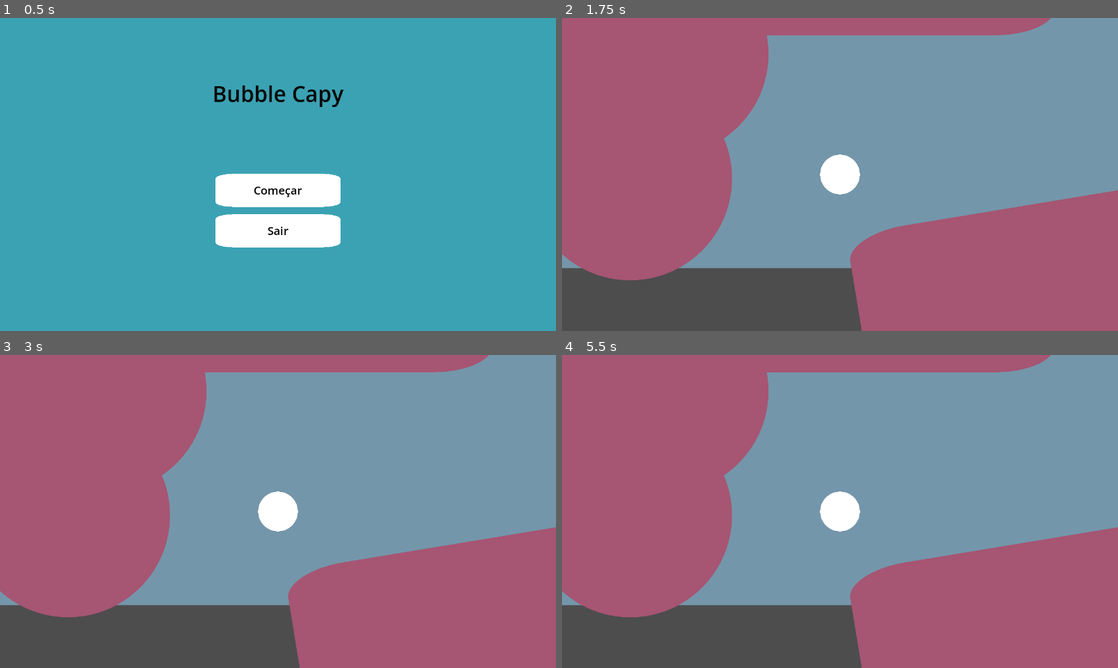
Above: before the commit, frames 1-4 (two rows, left to right).
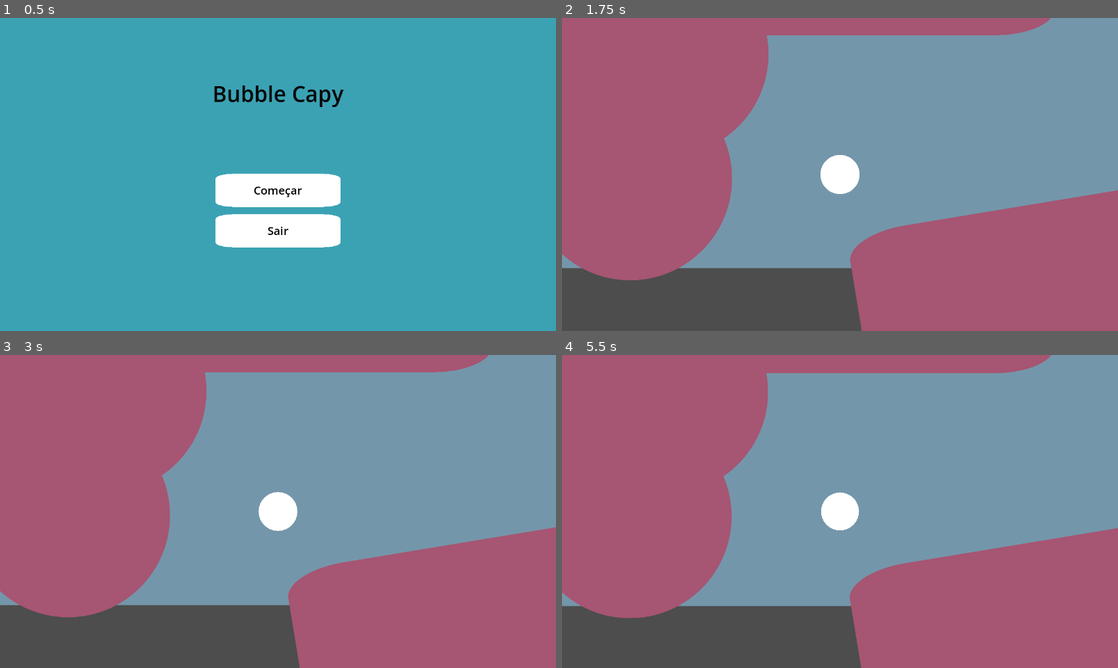
Above: after the commit, the same moments.

Repository: egonaraujo/random-splash
Game: Godot game, scene res://scenes/MainMenu/MainMenu.tscn
The game is run twice, just before and just after one commit, with the same random seed, the same clock (stepped at 60 frames per second) and the same inputs.
Inputs (mouse positions are in pixels of both pictures, inside the frame that each line leads up to):
- Up to frame 1 (0.5 s): no input
- Up to frame 2 (1.75 s): click (840, 190) at 0.5 s; tap Enter at 1.25 s; move the mouse to (962, 158) at 1.27 s; click (962, 158) at 1.42 s
- Up to frame 3 (3 s): tap Space at 2 s; move the mouse to (166, 527) at 2.02 s; click (166, 527) at 2.17 s; tap Enter at 2.75 s; move the mouse to (333, 442) at 2.77 s; click (333, 442) at 2.92 s
- Up to frame 4 (5.5 s): tap Space at 3.5, 5 s; move the mouse to (812, 574) at 3.52 s; click (812, 574) at 3.67 s; tap Enter at 4.25 s; move the mouse to (1006, 558) at 4.27 s; click (1006, 558) at 4.42 s; move the mouse to (673, 464) at 5.02 s; click (673, 464) at 5.17 s

Frame 1 is identical in both runs. In frame 2, less than 0.1% of the frame differs, in the area x 46-54%, y 43-57%; in frame 3, less than 0.1%; in frame 4, 0.7%, in the area x 0-100%, y 0-100%.

Commit message:
oxygen and loss on hit

Diff:
--- a/scenes/MainGame/MainGame.tscn
+++ b/scenes/MainGame/MainGame.tscn
@@ -1,6 +1,7 @@
-[gd_scene load_steps=8 format=3 uid="uid://bdavaijubluxx"]
+[gd_scene load_steps=9 format=3 uid="uid://bdavaijubluxx"]
 
 [ext_resource type="Texture2D" uid="uid://c7dl8yypj3df4" path="res://shapes/square.png" id="1_h88lo"]
+[ext_resource type="Script" path="res://scenes/MainGame/game_manager.gd" id="1_hfcji"]
 [ext_resource type="Texture2D" uid="uid://dh2oxellyq2k4" path="res://shapes/circle.png" id="2_vyrah"]
 [ext_resource type="PackedScene" uid="uid://dd2wmljmibo22" path="res://scenes/MainGame/player.tscn" id="4_52etk"]
 [ext_resource type="Texture2D" uid="uid://vxl1n4wdbu8q" path="res://shapes/rounded-square.png" id="4_rn1vi"]
@@ -14,6 +15,7 @@
 height = 981.193
 
 [node name="MainGame" type="Node2D"]
+script = ExtResource("1_hfcji")
 
 [node name="Background" type="Sprite2D" parent="."]
 self_modulate = Color(0.455725, 0.586048, 0.665996, 1)
@@ -127,8 +129,10 @@
 position = Vector2(628, 699)
 
 [node name="PushField" parent="." instance=ExtResource("6_v4tyl")]
-position = Vector2(1338, 561)
+position = Vector2(1337.22, 561.396)
 rotation = -3.61249
-scale = Vector2(0.227456, 0.568272)
+scale = Vector2(0.342815, 0.568272)
 direction = Vector2(-1, -1)
-force = 15.0
+force = 130.0
+
+[connection signal="player_died" from="Player" to="." method="_on_player_player_died"]
--- /dev/null
+++ b/scenes/MainGame/game_manager.gd
@@ -0,0 +1,5 @@
+extends Node2D
+class_name GameManager
+
+func _on_player_player_died() -> void:
+	get_tree().change_scene_to_file("res://scenes/MainMenu/MainMenu.tscn")
--- a/scenes/MainGame/input_force.gd
+++ b/scenes/MainGame/input_force.gd
@@ -1,12 +1,40 @@
 extends RigidBody2D
 
+@export_group("Click Input")
 @export var power : float = 100
 @export var minRadius : float = 50
 @export var maxRadius : float = 200
 
+@export_group("Oxygen Control")
+@export var oxygen : float = 100
+@export var oxygenLossPerSec: float = 0.5
+@export var oxygenLossPerImpact: float = 20
+
+@onready var originalSpriteScale:Vector2 = $Sprite.scale
+@onready var originalColliderScale:Vector2 = $CollisionShape2D.scale
+
+#Signals
+signal player_died()
+
+func _ready() -> void:
+	contact_monitor = true
+	max_contacts_reported = 1
+
 
 func _process(delta:float) -> void:
-	if Input.is_mouse_button_pressed(1):
+	processOxygen(delta)
+	processInput()
+
+func processOxygen(delta:float) -> void:
+	oxygen -= oxygenLossPerSec * delta
+	if oxygen <= 0:
+		emit_signal("player_died")
+	var oxygenScale = remap(oxygen, 0, 100, 0.2, 1)
+	$Sprite.scale = oxygenScale * originalSpriteScale
+	$CollisionShape2D.scale = oxygenScale * originalColliderScale
+
+func processInput() -> void:
+	if Input.is_mouse_button_pressed(MOUSE_BUTTON_LEFT):
 		#queue_redraw() #uncomment to get gizmos
 		var direction:Vector2 = global_position - get_global_mouse_position()
 
@@ -26,3 +54,10 @@
 	return #comment to get gizmos
 	draw_circle(get_global_mouse_position(), maxRadius, Color.DARK_BLUE)
 	draw_circle(get_global_mouse_position(), minRadius, Color.AQUA)
+
+
+func _on_body_entered(body: Node) -> void:
+	#How to detect walls?
+	print("Collided with " + body.name)
+	oxygen -= oxygenLossPerImpact
+	processOxygen(0)
--- a/scenes/MainGame/player.tscn
+++ b/scenes/MainGame/player.tscn
@@ -6,6 +6,7 @@
 
 [sub_resource type="PhysicsMaterial" id="PhysicsMaterial_cn5lh"]
 friction = 0.15
+bounce = 0.5
 
 [sub_resource type="CircleShape2D" id="CircleShape2D_oyuue"]
 radius = 44.0114
@@ -30,20 +31,24 @@
 gravity_scale = 0.0
 linear_damp = 0.3
 script = ExtResource("1_qmsfi")
+oxygenLossPerSec = 1.2
 
-[node name="Circle" type="Sprite2D" parent="."]
+[node name="CollisionShape2D" type="CollisionShape2D" parent="."]
+scale = Vector2(1, 1)
+shape = SubResource("CircleShape2D_oyuue")
+
+[node name="Sprite" type="Sprite2D" parent="."]
 scale = Vector2(0.05, 0.05)
 texture = ExtResource("1_ffl02")
 
-[node name="Camera2D" type="Camera2D" parent="Circle"]
+[node name="Camera2D" type="Camera2D" parent="Sprite"]
 position_smoothing_enabled = true
 position_smoothing_speed = 10.0
-
-[node name="CollisionShape2D" type="CollisionShape2D" parent="."]
-shape = SubResource("CircleShape2D_oyuue")
 
 [node name="GPUParticles2D" type="GPUParticles2D" parent="."]
 amount = 5
 process_material = SubResource("ParticleProcessMaterial_6ibcy")
 texture = ExtResource("2_y0r7o")
 lifetime = 3.0
+
+[connection signal="body_entered" from="." to="." method="_on_body_entered"]
--- a/scenes/MainGame/push_field.gd
+++ b/scenes/MainGame/push_field.gd
@@ -8,14 +8,12 @@
 func _on_push_field_body_entered(body: Node2D) -> void:
 	if body is RigidBody2D:
 		_affectedBody = body
-		print("affected body is " + body.name)
 
-func _on_push_field_body_exited(body: Node2D) -> void:
+func _on_push_field_body_exited(_body: Node2D) -> void:
 	_affectedBody = null
 
 
-func _process(delta: float) -> void:
+func _process(_delta: float) -> void:
 	if _affectedBody == null:
 		return
 	_affectedBody.apply_central_force(direction*force)
-	print("caused force on body")
